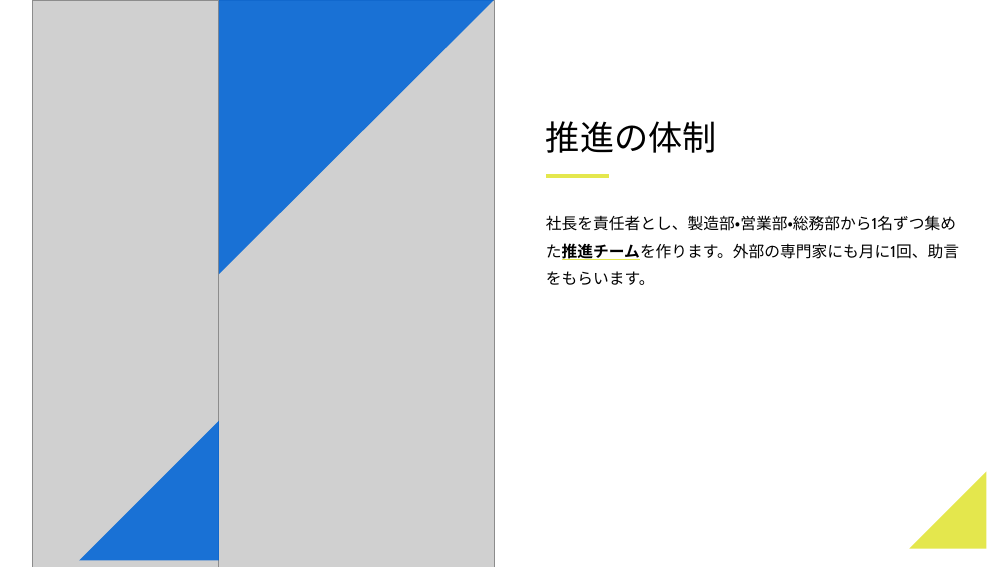
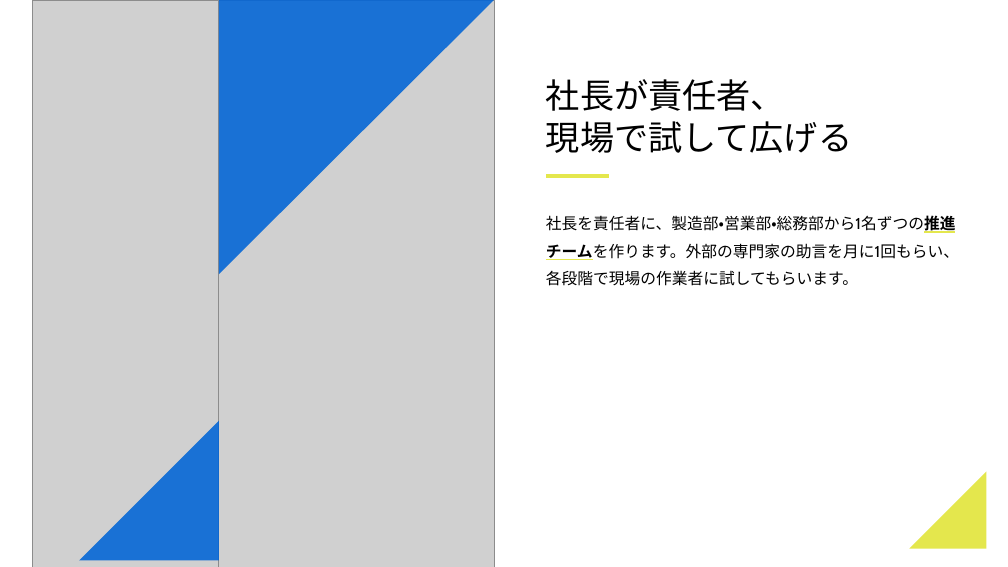
Before and after one commit to IKEMENLTD/slide-template-engine, a slide deck: slide 15 of out/phase5/final-20-pages/deck.pptx. Drawn at 1008x567 pixels with LibreOffice and Linux fonts; fonts in the diff are those of the drawing; grey boxes stand for pictures. Boxes give left, top, right and bottom in pixels: in the first picture for what was removed or moved away, otherwise in the second. Text is boxed around its words. In the diff, an @@ line names an element or a change of style, - is before the commit and + after.

```diff
--- a/out/phase5/final-20-pages/deck.pptx
+++ b/out/phase5/final-20-pages/deck.pptx
@@ text at [546, 79, 852, 153]: text changed @@
-推進の体制
+社長が責任者、
+現場で試して広げる
@@ text at [546, 215, 959, 286]: text changed @@
-社長を責任者とし、製造部・営業部・総務部から1名ずつ集めた推進チームを作ります。外部の専門家にも月に1回、助言をもらいます。
+社長を責任者に、製造部・営業部・総務部から1名ずつの推進チームを作ります。外部の専門家の助言を月に1回もらい、各段階で現場の作業者に試してもらいます。
```
Also in this commit, not shown: 11 other slides changed, 3 slides added, 3 slides removed, 31 other files.
